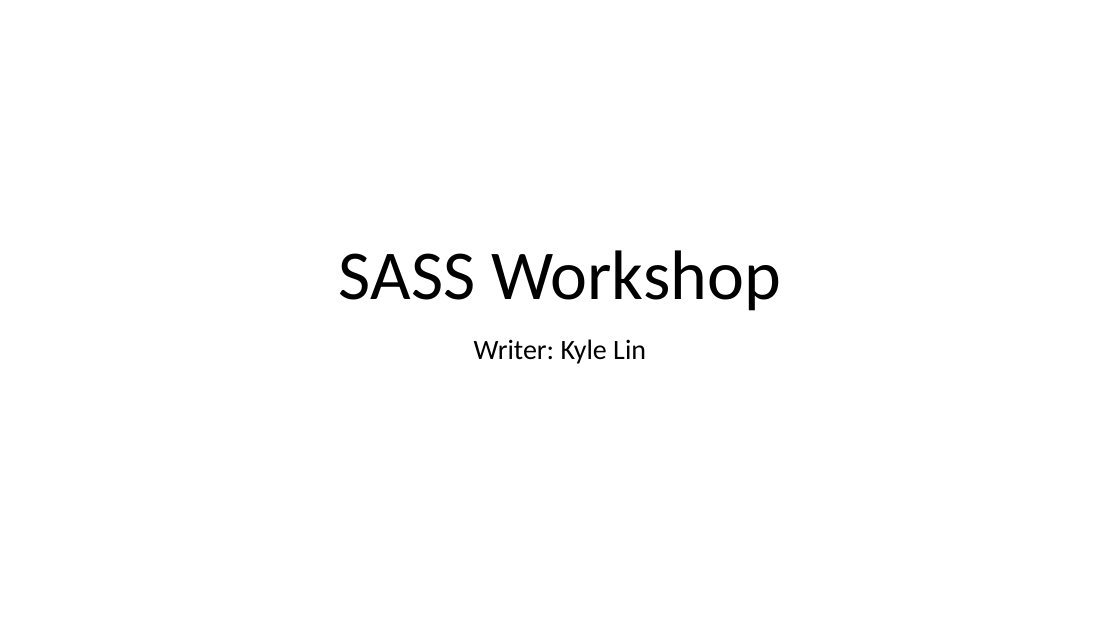
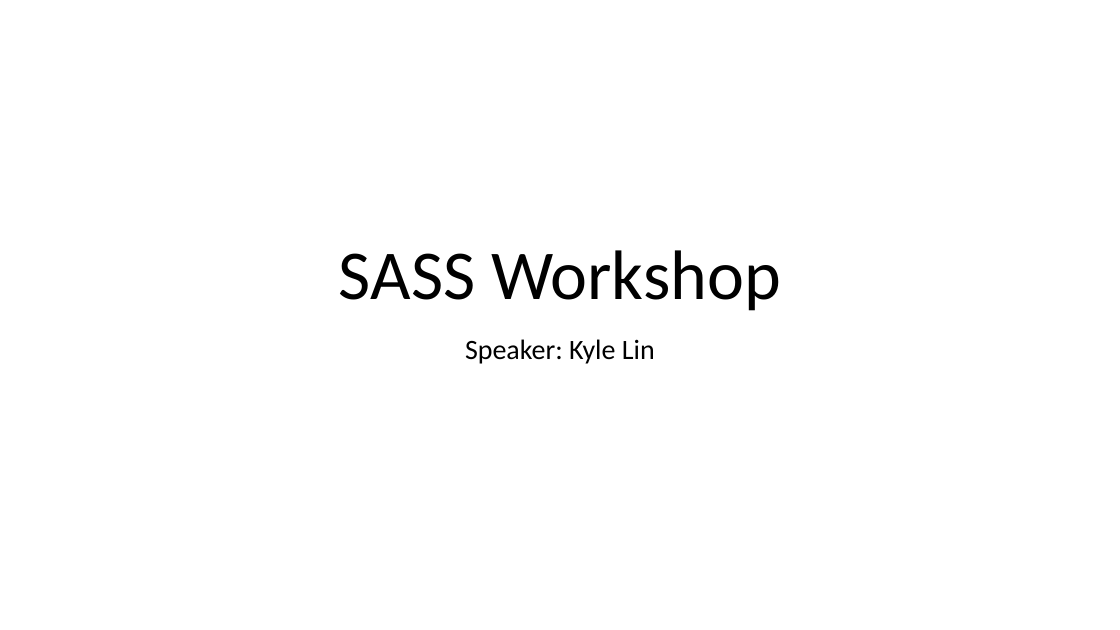
Before and after one commit to lin-yun-kue/sass-workshop, a slide deck: slide 1 of ppt/SASS開發分享.pptx. Drawn at 1120x630 pixels with LibreOffice and Linux fonts; fonts in the diff are those of the drawing. Boxes give left, top, right and bottom in pixels: in the first picture for what was removed or moved away, otherwise in the second. Text is boxed around its words. In the diff, an @@ line names an element or a change of style, - is before the commit and + after.

Commit message:
update ppt

```diff
--- a/ppt/SASS開發分享.pptx
+++ b/ppt/SASS開發分享.pptx
@@ subtitle at bbox=[465, 339, 655, 364]: text changed @@
-Writer: Kyle Lin
+Speaker: Kyle Lin
```
